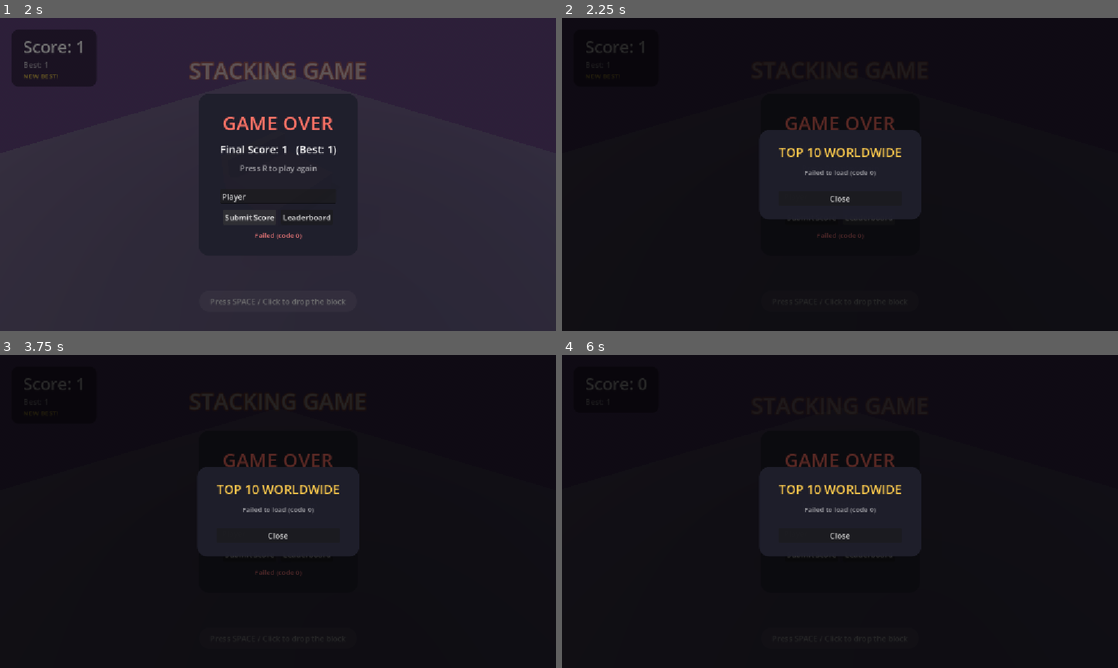
Above: before the commit, frames 1-4 (two rows, left to right).
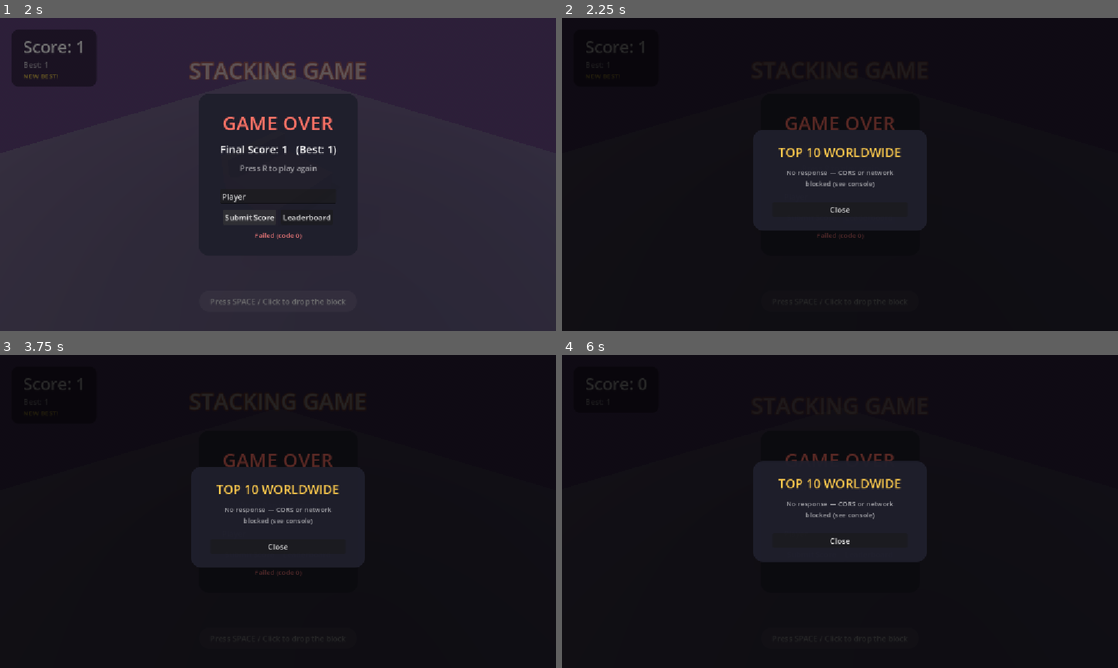
Above: after the commit, the same moments.

Repository: onad1ocrypto/stacking-game
Game: Godot game, scene res://main.tscn
Two runs of this game, one before a commit and one after it. Both use one fixed random seed, a clock stepped at 60 frames per second and the inputs below. Sound files missing from this copy of the repository are replaced by a short silence.
Inputs (mouse positions are in pixels of both pictures, inside the frame that each line leads up to):
- Up to frame 1 (2 s): tap Space at 0.5, 0.77 s; move the mouse to (400, 158) at 0.52 s; tap M at 0.6 s; click (400, 158) at 0.67 s; click "Submit Score" at 1.25 s
- Up to frame 2 (2.25 s): click "Leaderboard" at 2 s
- Up to frame 3 (3.75 s): click "Submit Score" at 2.75 s; click "Leaderboard" at 3.5 s
- Up to frame 4 (6 s): click "Submit Score" at 4.25 s; click "Leaderboard" at 5 s; tap Space at 5.75 s; move the mouse to (728, 527) at 5.77 s; tap R at 5.85 s; click (728, 527) at 5.92 s

Frame 1 is identical in both runs. In frame 2, 1.6% of the frame differs, in the area x 35-65%, y 35-68%; in frame 3, 1.6%; in frame 4, 1.9%, in the area x 35-65%, y 33-67%.

Commit message:
Update Main.gd and web build

Diff:
--- a/Main.gd
+++ b/Main.gd
@@ -406,6 +406,8 @@
 	leaderboard_status_label.add_theme_font_size_override("font_size", 14)
 	leaderboard_status_label.add_theme_color_override("font_color", Color(1, 1, 1, 0.6))
 	leaderboard_status_label.horizontal_alignment = HORIZONTAL_ALIGNMENT_CENTER
+	leaderboard_status_label.autowrap_mode = TextServer.AUTOWRAP_WORD
+	leaderboard_status_label.custom_minimum_size = Vector2(280, 0)
 	lb_outer_vbox.add_child(leaderboard_status_label)
 
 	leaderboard_list_vbox = VBoxContainer.new()
@@ -814,15 +816,22 @@
 	if err != OK:
 		leaderboard_status_label.text = "Network error"
 
-func _on_leaderboard_completed(_result, response_code, _headers, body):
+func _on_leaderboard_completed(result, response_code, _headers, body):
+	var raw_text = body.get_string_from_utf8()
+	print("[Leaderboard] request result=", result, " http_code=", response_code, " body=", raw_text)
+
+	if response_code == 0:
+		leaderboard_status_label.text = "No response — CORS or network blocked (see console)"
+		return
+
 	if response_code != 200:
-		leaderboard_status_label.text = "Failed to load (code %d)" % response_code
+		leaderboard_status_label.text = "Server error %d: %s" % [response_code, raw_text.left(120)]
 		return
 
 	var json = JSON.new()
-	var parse_err = json.parse(body.get_string_from_utf8())
+	var parse_err = json.parse(raw_text)
 	if parse_err != OK:
-		leaderboard_status_label.text = "Failed to parse data"
+		leaderboard_status_label.text = "Parse error: %s | raw: %s" % [json.get_error_message(), raw_text.left(80)]
 		return
 
 	var entries: Array = json.data
